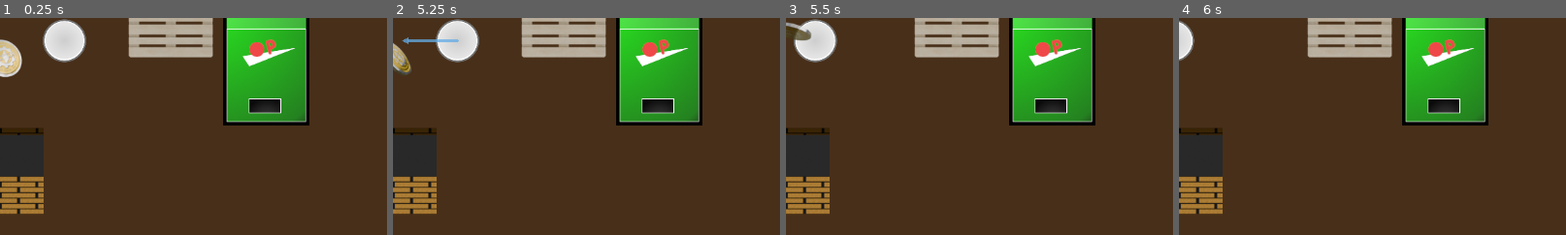
Above: before the commit, frames 1-4 (left to right).
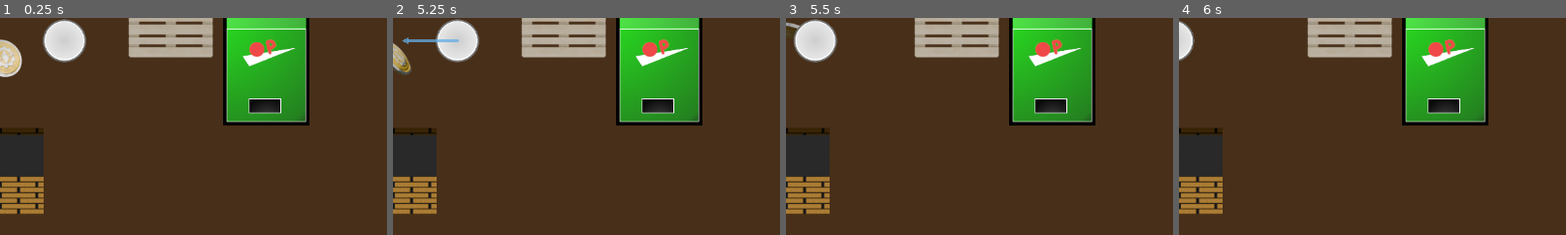
Above: after the commit, the same moments.

Repository: Moderrek/project-ricochet
Game: Godot game, scene res://scenes/levels/level_test_tilemap.tscn
The game is run twice, just before and just after one commit, with the same random seed, the same clock (stepped at 60 frames per second) and the same inputs. This scene is started directly instead of the project's main scene.
Inputs (mouse positions are % of the whole screen's width and height, from its top left):
- Up to frame 1 (0.25 s): no input
- Up to frame 2 (5.25 s): move the mouse to (72, 45) at 0.52 s; click (72, 45) at 0.67 s; drag from (30, 55) to (42, 80) at 1.27 s; move the mouse to (60, 28) at 2.02 s; click (60, 28) at 2.17 s; drag from (45, 70) to (20, 35) at 2.77 s; move the mouse to (80, 65) at 3.52 s; click (80, 65) at 3.67 s; drag from (20, 35) to (35, 25) at 4.27 s; move the mouse to (55, 50) at 5.02 s; click (55, 50) at 5.17 s
- Up to frame 3 (5.5 s): no input
- Up to frame 4 (6 s): drag from (35, 25) to (30, 55) at 5.77 s
The pictures show only the part of the screen within x 42-92%, y 45-95%; the shares and areas given below are measured in that part.

Frames 1-2 are identical in both runs. In frame 3, 0.2% of the frame differs, in the area x 2-7%, y 3-11%; in frame 4, nothing differs.

Commit message:
feat(debug): added debug colors

Diff:
--- a/scenes/interactables/cez_coin/cez_coin.tscn
+++ b/scenes/interactables/cez_coin/cez_coin.tscn
@@ -243,7 +243,7 @@
 
 [node name="CollisionShape2D" type="CollisionShape2D" parent="." unique_id=1368257555]
 shape = SubResource("CircleShape2D_b7icy")
-debug_color = Color(0, 0.6, 0.69803923, 0)
+debug_color = Color(0.94509804, 0.76862746, 0.05882353, 0.39215687)
 
 [node name="AnimatedSprite2D" type="AnimatedSprite2D" parent="." unique_id=1384540809]
 sprite_frames = SubResource("SpriteFrames_0c1tr")
--- a/scenes/interactables/coffee/coffee.tscn
+++ b/scenes/interactables/coffee/coffee.tscn
@@ -249,4 +249,4 @@
 
 [node name="CollisionShape2D" type="CollisionShape2D" parent="." unique_id=1428137511]
 shape = SubResource("CircleShape2D_jggkj")
-debug_color = Color(0, 0.6, 0.69803923, 0)
+debug_color = Color(0.94509804, 0.76862746, 0.05882353, 0.39215687)
--- a/scenes/interactables/pallet/pallet.tscn
+++ b/scenes/interactables/pallet/pallet.tscn
@@ -16,3 +16,4 @@
 
 [node name="CollisionShape2D" type="CollisionShape2D" parent="." unique_id=17288804]
 shape = SubResource("RectangleShape2D_ktdhu")
+debug_color = Color(0.9019608, 0.49411765, 0.13333334, 0.39215687)
--- a/scenes/interactables/vending_machine/vending_machine.tscn
+++ b/scenes/interactables/vending_machine/vending_machine.tscn
@@ -17,6 +17,7 @@
 [node name="CollisionShape2D" type="CollisionShape2D" parent="." unique_id=432788299]
 position = Vector2(-0.5, 0.5)
 shape = SubResource("RectangleShape2D_7b47a")
+debug_color = Color(0.60784316, 0.34901962, 0.7137255, 0.39215687)
 
 [node name="DropSpawnPoint" type="Marker2D" parent="." unique_id=1574124354]
 position = Vector2(0, 68)
--- a/scenes/levels/level_0.tscn
+++ b/scenes/levels/level_0.tscn
@@ -8,6 +8,7 @@
 [ext_resource type="PackedScene" uid="uid://qsfvimesjvis" path="res://scenes/environment/wall/wall.tscn" id="4_2vy66"]
 [ext_resource type="Texture2D" uid="uid://i8oc6vj7ysmw" path="res://assets/images/arrow_turn_right.png" id="4_6ayib"]
 [ext_resource type="PackedScene" uid="uid://f0b327r50edc" path="res://scenes/interactables/level_end_area/level_end_area.tscn" id="5_rtok4"]
+[ext_resource type="PackedScene" uid="uid://50bacffex26x" path="res://scenes/interactables/coffee/coffee.tscn" id="9_65guy"]
 
 [sub_resource type="ShaderMaterial" id="ShaderMaterial_dume2"]
 shader = ExtResource("2_53han")
@@ -85,3 +86,6 @@
 [node name="LevelEndArea" parent="Entities" parent_id_path=PackedInt32Array(1153031609) index="5" unique_id=1251197318 instance=ExtResource("5_rtok4")]
 position = Vector2(862.99994, -839)
 scale = Vector2(1.9200048, 3.72)
+
+[node name="Coffee" parent="Entities" parent_id_path=PackedInt32Array(1153031609) index="6" unique_id=1227350045 instance=ExtResource("9_65guy")]
+position = Vector2(-189, -1021)
--- a/scenes/levels/level_test.tscn
+++ b/scenes/levels/level_test.tscn
@@ -293,34 +293,34 @@
 [node name="CezCoin27" parent="Entities" parent_id_path=PackedInt32Array(1153031609) index="26" unique_id=495157481 instance=ExtResource("3_d44nw")]
 position = Vector2(-255, 508)
 
-[node name="Door" parent="." index="5" unique_id=605632606 instance=ExtResource("4_4ptlp")]
+[node name="Door" parent="Entities" parent_id_path=PackedInt32Array(1153031609) index="27" unique_id=605632606 instance=ExtResource("4_4ptlp")]
 position = Vector2(1058, 503)
 next_level_path = "uid://roygbhglbhmm"
 
-[node name="VendingMachine" parent="." index="6" unique_id=635205341 instance=ExtResource("5_ycf23")]
+[node name="VendingMachine" parent="Entities" parent_id_path=PackedInt32Array(1153031609) index="28" unique_id=635205341 instance=ExtResource("5_ycf23")]
 position = Vector2(109, -635)
 
-[node name="VendingMachine2" parent="." index="7" unique_id=1929378675 instance=ExtResource("5_ycf23")]
+[node name="VendingMachine2" parent="Entities" parent_id_path=PackedInt32Array(1153031609) index="29" unique_id=1929378675 instance=ExtResource("5_ycf23")]
 position = Vector2(317, 426)
 coffee_count = 5
 
-[node name="Pallet" parent="." index="8" unique_id=1252356175 instance=ExtResource("6_uh3ll")]
+[node name="Pallet" parent="Entities" parent_id_path=PackedInt32Array(1153031609) index="30" unique_id=1252356175 instance=ExtResource("6_uh3ll")]
 position = Vector2(-139, -417)
 
-[node name="Pallet2" parent="." index="9" unique_id=1374687587 instance=ExtResource("6_uh3ll")]
+[node name="Pallet2" parent="Entities" parent_id_path=PackedInt32Array(1153031609) index="31" unique_id=1374687587 instance=ExtResource("6_uh3ll")]
 position = Vector2(-140, -524)
 
-[node name="Pallet3" parent="." index="10" unique_id=1869191158 instance=ExtResource("6_uh3ll")]
+[node name="Pallet3" parent="Entities" parent_id_path=PackedInt32Array(1153031609) index="32" unique_id=1869191158 instance=ExtResource("6_uh3ll")]
 position = Vector2(342, 695)
 
-[node name="Pallet4" parent="." index="11" unique_id=904471221 instance=ExtResource("6_uh3ll")]
+[node name="Pallet4" parent="Entities" parent_id_path=PackedInt32Array(1153031609) index="33" unique_id=904471221 instance=ExtResource("6_uh3ll")]
 position = Vector2(-676, 416)
 rotation = 1.6002066
 
-[node name="Pallet5" parent="." index="12" unique_id=58506799 instance=ExtResource("6_uh3ll")]
+[node name="Pallet5" parent="Entities" parent_id_path=PackedInt32Array(1153031609) index="34" unique_id=58506799 instance=ExtResource("6_uh3ll")]
 position = Vector2(-681.00006, 553)
 rotation = 1.6002066
 
-[node name="Pallet6" parent="." index="13" unique_id=561013171 instance=ExtResource("6_uh3ll")]
+[node name="Pallet6" parent="Entities" parent_id_path=PackedInt32Array(1153031609) index="35" unique_id=561013171 instance=ExtResource("6_uh3ll")]
 position = Vector2(-669, 696)
 rotation = 1.4521272
--- a/scenes/levels/level_test_tilemap.tscn
+++ b/scenes/levels/level_test_tilemap.tscn
@@ -32,71 +32,71 @@
 offset_bottom = 924.0
 color = Color(0.28127944, 0.18514973, 0.09804199, 1)
 
-[node name="TileMapLayer" type="TileMapLayer" parent="." index="6" unique_id=1692929961]
+[node name="TileMapLayer" type="TileMapLayer" parent="World" parent_id_path=PackedInt32Array(104736592) index="0" unique_id=1692929961]
 position = Vector2(240.99998, 20.999998)
 scale = Vector2(0.4, 0.4)
 tile_map_data = PackedByteArray("AAD9//7/AgAAAAAAAAD+//7/AgAAAAAAAAD///7/AgAAAAAAAAAAAP7/AgAAAAAAAAABAP7/AgAAAAAAAAACAP …(1728 unchanged characters)…
 tile_set = SubResource("TileSet_vdred")
 
-[node name="CezCoin" parent="." index="7" unique_id=454780902 instance=ExtResource("3_372h1")]
+[node name="CezCoin" parent="Entities" parent_id_path=PackedInt32Array(1153031609) index="0" unique_id=454780902 instance=ExtResource("3_372h1")]
 position = Vector2(-1, -798)
 
-[node name="CezCoin2" parent="." index="8" unique_id=1295976352 instance=ExtResource("3_372h1")]
+[node name="CezCoin2" parent="Entities" parent_id_path=PackedInt32Array(1153031609) index="1" unique_id=1295976352 instance=ExtResource("3_372h1")]
 position = Vector2(1371, 269)
 
-[node name="CezCoin3" parent="." index="9" unique_id=894515830 instance=ExtResource("3_372h1")]
+[node name="CezCoin3" parent="Entities" parent_id_path=PackedInt32Array(1153031609) index="2" unique_id=894515830 instance=ExtResource("3_372h1")]
 position = Vector2(1371, -5)
 
-[node name="CezCoin4" parent="." index="10" unique_id=232754692 instance=ExtResource("3_372h1")]
+[node name="CezCoin4" parent="Entities" parent_id_path=PackedInt32Array(1153031609) index="3" unique_id=232754692 instance=ExtResource("3_372h1")]
 position = Vector2(1369, -783)
 
-[node name="CezCoin5" parent="." index="11" unique_id=220575004 instance=ExtResource("3_372h1")]
+[node name="CezCoin5" parent="Entities" parent_id_path=PackedInt32Array(1153031609) index="4" unique_id=220575004 instance=ExtResource("3_372h1")]
 position = Vector2(1376, 132)
 
-[node name="CezCoin6" parent="." index="12" unique_id=1257080862 instance=ExtResource("3_372h1")]
+[node name="CezCoin6" parent="Entities" parent_id_path=PackedInt32Array(1153031609) index="5" unique_id=1257080862 instance=ExtResource("3_372h1")]
 position = Vector2(855, 169)
 
-[node name="CezCoin7" parent="." index="13" unique_id=81734363 instance=ExtResource("3_372h1")]
+[node name="CezCoin7" parent="Entities" parent_id_path=PackedInt32Array(1153031609) index="6" unique_id=81734363 instance=ExtResource("3_372h1")]
 position = Vector2(-88, 27)
 
-[node name="CezCoin8" parent="." index="14" unique_id=104531318 instance=ExtResource("3_372h1")]
+[node name="CezCoin8" parent="Entities" parent_id_path=PackedInt32Array(1153031609) index="7" unique_id=104531318 instance=ExtResource("3_372h1")]
 position = Vector2(-416, -560)
 
-[node name="Door" parent="." index="15" unique_id=605632606 instance=ExtResource("4_ym01l")]
+[node name="Door" parent="Entities" parent_id_path=PackedInt32Array(1153031609) index="8" unique_id=605632606 instance=ExtResource("4_ym01l")]
 position = Vector2(-95, 194)
 next_level_path = "uid://roygbhglbhmm"
 
-[node name="VendingMachine" parent="." index="16" unique_id=635205341 instance=ExtResource("5_b5xd0")]
+[node name="VendingMachine" parent="Entities" parent_id_path=PackedInt32Array(1153031609) index="9" unique_id=635205341 instance=ExtResource("5_b5xd0")]
 position = Vector2(257, -479)
 
-[node name="Pallet" parent="." index="17" unique_id=1252356175 instance=ExtResource("6_ikdyd")]
+[node name="Pallet" parent="Entities" parent_id_path=PackedInt32Array(1153031609) index="10" unique_id=1252356175 instance=ExtResource("6_ikdyd")]
 position = Vector2(12, -526)
 
-[node name="Pallet2" parent="." index="18" unique_id=468582373 instance=ExtResource("6_ikdyd")]
+[node name="Pallet2" parent="Entities" parent_id_path=PackedInt32Array(1153031609) index="11" unique_id=468582373 instance=ExtResource("6_ikdyd")]
 position = Vector2(855, 392)
 
-[node name="Pallet3" parent="." index="19" unique_id=1999954247 instance=ExtResource("6_ikdyd")]
-position = Vector2(1183, -790)
+[node name="Pallet3" parent="Entities" parent_id_path=PackedInt32Array(1153031609) index="12" unique_id=1999954247 instance=ExtResource("6_ikdyd")]
+position = Vector2(1189, -761)
 rotation = 0.16680202
 
-[node name="Pallet4" parent="." index="20" unique_id=660206586 instance=ExtResource("6_ikdyd")]
+[node name="Pallet4" parent="Entities" parent_id_path=PackedInt32Array(1153031609) index="13" unique_id=660206586 instance=ExtResource("6_ikdyd")]
 position = Vector2(10, -414)
 
-[node name="Pallet5" parent="." index="21" unique_id=2077071223 instance=ExtResource("6_ikdyd")]
+[node name="Pallet5" parent="Entities" parent_id_path=PackedInt32Array(1153031609) index="14" unique_id=2077071223 instance=ExtResource("6_ikdyd")]
 position = Vector2(158, -17)
 
-[node name="VendingMachine2" parent="." index="22" unique_id=857043040 instance=ExtResource("5_b5xd0")]
+[node name="VendingMachine2" parent="Entities" parent_id_path=PackedInt32Array(1153031609) index="15" unique_id=857043040 instance=ExtResource("5_b5xd0")]
 position = Vector2(300, 30)
 coffee_scene = ExtResource("3_372h1")
 
-[node name="VendingMachine3" parent="." index="23" unique_id=426115475 instance=ExtResource("5_b5xd0")]
+[node name="VendingMachine3" parent="Entities" parent_id_path=PackedInt32Array(1153031609) index="16" unique_id=426115475 instance=ExtResource("5_b5xd0")]
 position = Vector2(-528, -85)
 
-[node name="Pallet6" parent="." index="24" unique_id=1724676602 instance=ExtResource("6_ikdyd")]
+[node name="Pallet6" parent="Entities" parent_id_path=PackedInt32Array(1153031609) index="17" unique_id=1724676602 instance=ExtResource("6_ikdyd")]
 position = Vector2(1074, -529)
 
-[node name="Pallet7" parent="." index="25" unique_id=760147103 instance=ExtResource("6_ikdyd")]
+[node name="Pallet7" parent="Entities" parent_id_path=PackedInt32Array(1153031609) index="18" unique_id=760147103 instance=ExtResource("6_ikdyd")]
 position = Vector2(934, -533)
 
-[node name="Pallet8" parent="." index="26" unique_id=1447681158 instance=ExtResource("6_ikdyd")]
+[node name="Pallet8" parent="Entities" parent_id_path=PackedInt32Array(1153031609) index="19" unique_id=1447681158 instance=ExtResource("6_ikdyd")]
 position = Vector2(999, -428)
